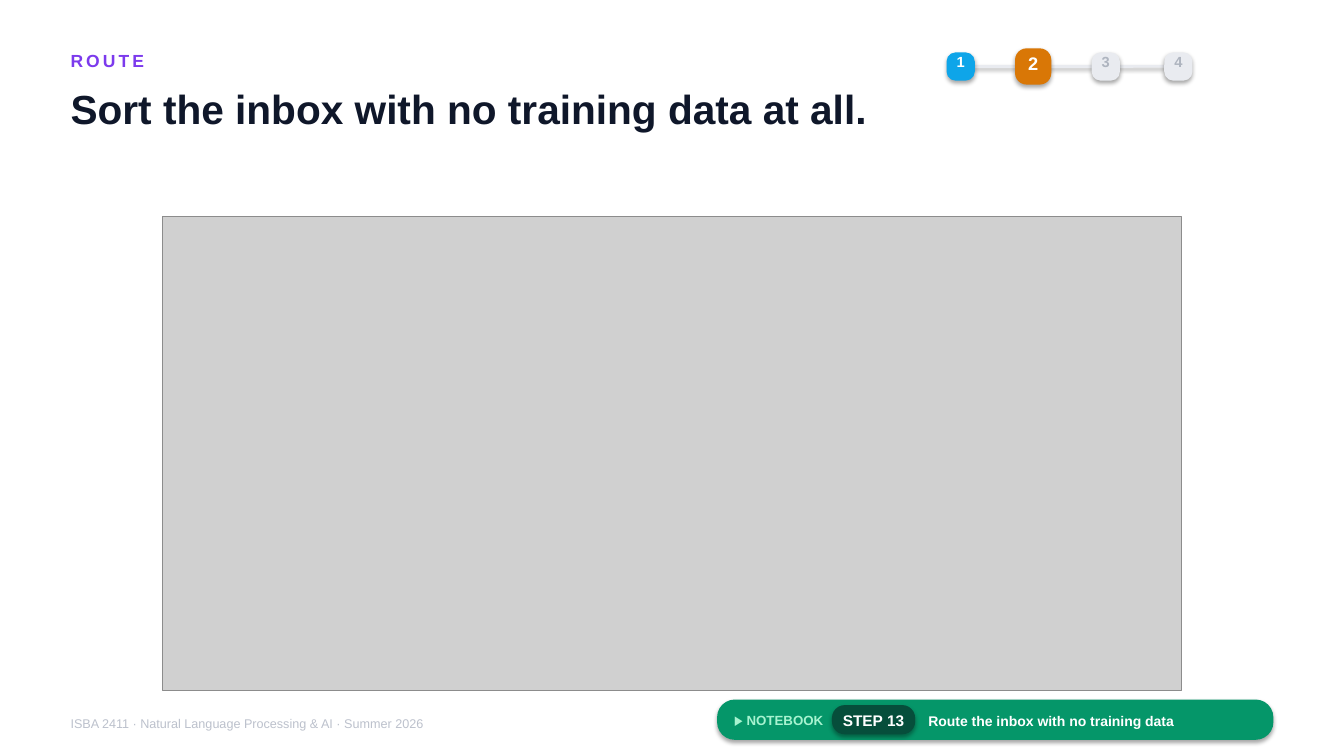
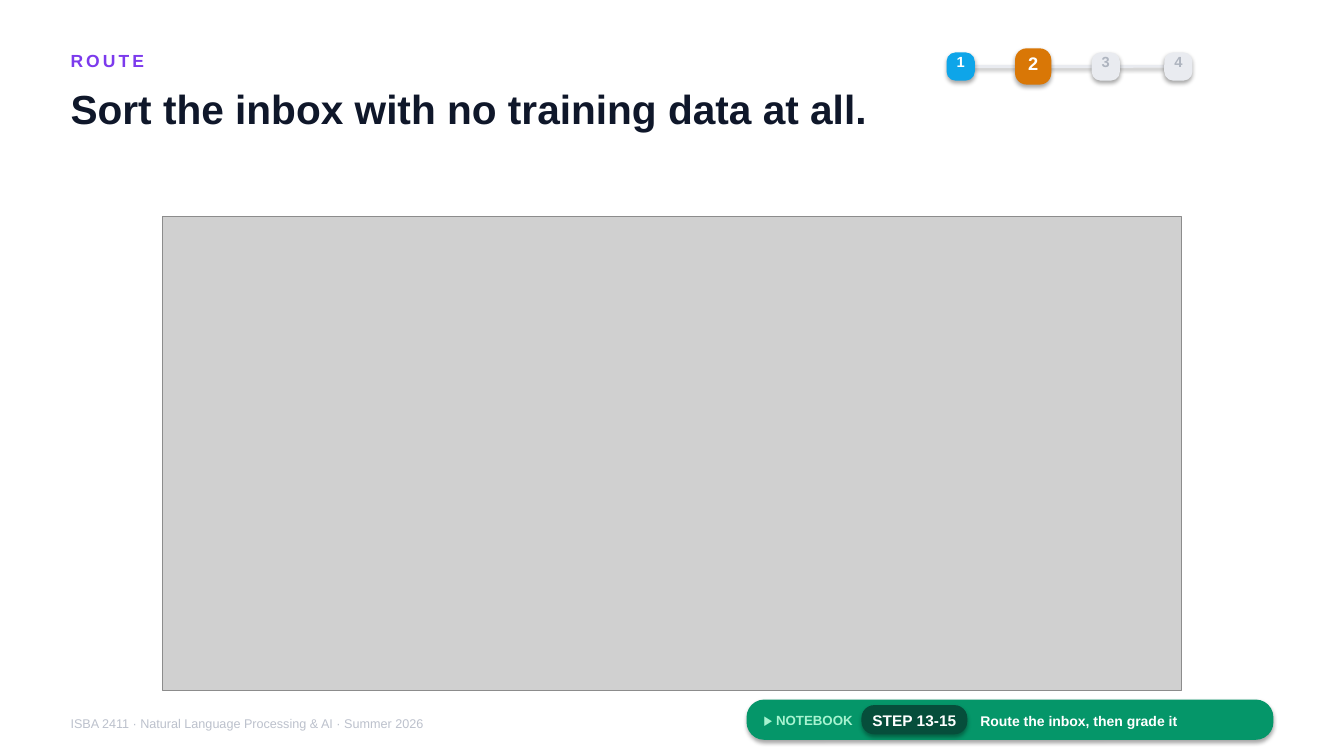
Before and after one commit to JulesMalin/isba2411-nlp, a slide deck: slide 9 of Week 7/L13_Support_Copilot_v3_discussion.pptx. Drawn at 1344x756 pixels with LibreOffice and Linux fonts; fonts in the diff are those of the drawing; grey boxes stand for pictures. Boxes give left, top, right and bottom in pixels: in the first picture for what was removed or moved away, otherwise in the second. Text is boxed around its words. In the diff, an @@ line names an element or a change of style, - is before the commit and + after.

```diff
--- a/Week 7/L13_Support_Copilot_v3_discussion.pptx
+++ b/Week 7/L13_Support_Copilot_v3_discussion.pptx
@@ rounded rectangle: place and size @@
-rounded rectangle at [717, 700, 1273, 740]
+rounded rectangle at [747, 700, 1274, 740]
@@ text "▶ NOTEBOOK": place and size @@
-text "▶ NOTEBOOK" at [747, 716, 824, 725]
+text "▶ NOTEBOOK" at [776, 716, 853, 725]
@@ rounded rectangle: place and size @@
-rounded rectangle at [832, 706, 914, 735]
+rounded rectangle at [862, 706, 968, 735]
@@ text at [872, 715, 956, 726]: text changed @@
-STEP 13
+STEP 13-15
@@ text at [980, 716, 1178, 729]: text changed @@
-Route the inbox with no training data
+Route the inbox, then grade it
```
